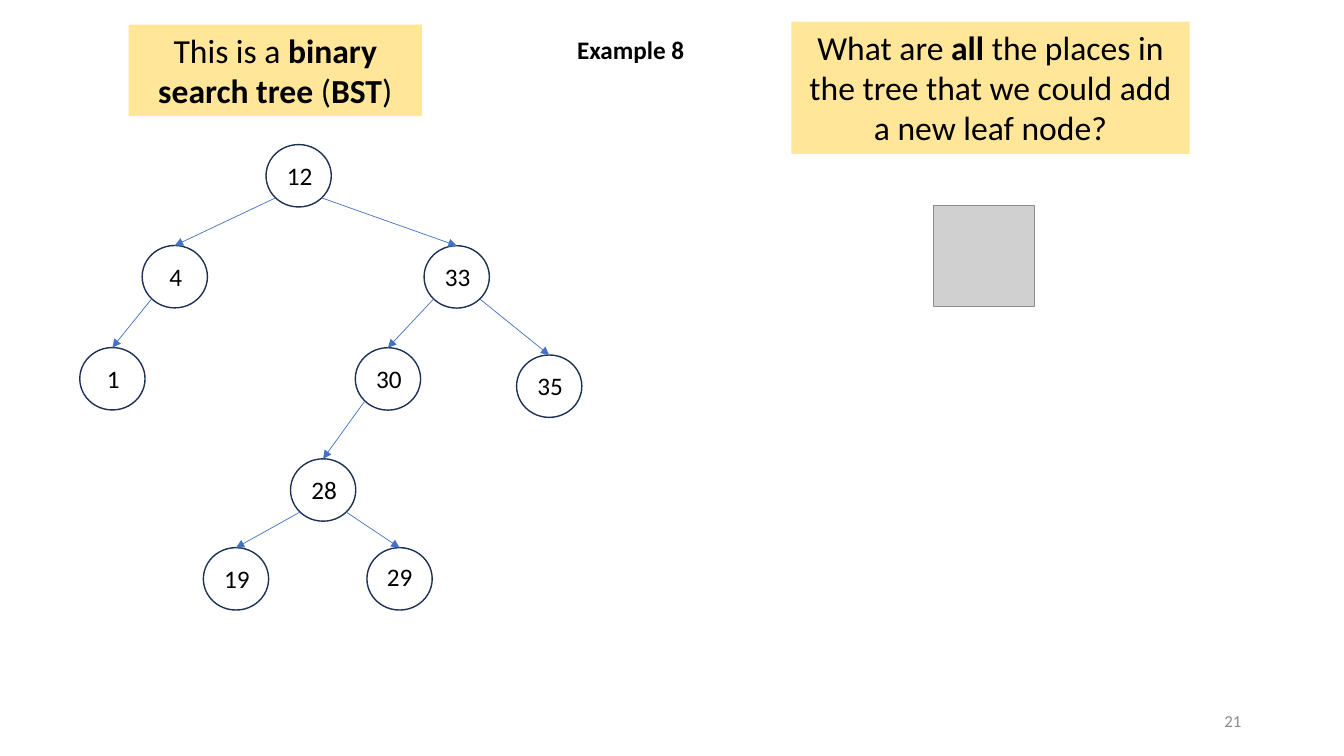
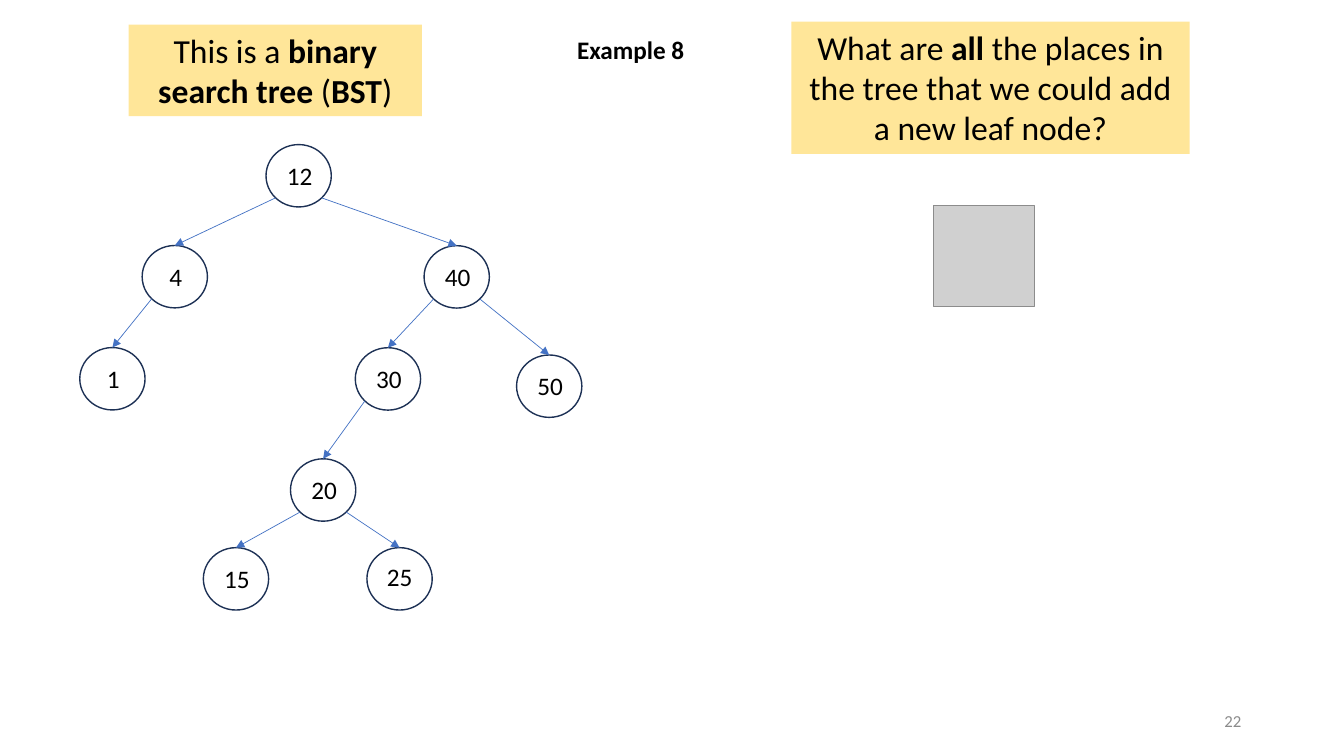
Before and after one commit to tjd1234/cmpt225summer2023, a slide deck: slide 22 of lecture_notes/week10/week10_BST.pptx (slide 21 before the commit). Drawn at 1344x756 pixels with LibreOffice and Linux fonts; fonts in the diff are those of the drawing; grey boxes stand for pictures. Boxes give left, top, right and bottom in pixels: in the first picture for what was removed or moved away, otherwise in the second. Text is boxed around its words. In the diff, an @@ line names an element or a change of style, - is before the commit and + after.

```diff
--- a/lecture_notes/week10/week10_BST.pptx
+++ b/lecture_notes/week10/week10_BST.pptx
@@ text at (x1=445, y1=269, x2=471, y2=286): text changed @@
-33
+40
@@ text at (x1=537, y1=378, x2=563, y2=395): text changed @@
-35
+50
@@ text at (x1=311, y1=482, x2=337, y2=499): text changed @@
-28
+20
@@ text at (x1=387, y1=569, x2=413, y2=586): text changed @@
-29
+25
@@ text at (x1=224, y1=571, x2=250, y2=588): text changed @@
-19
+15
@@ page number at (x1=1224, y1=716, x2=1241, y2=727): text changed @@
-21
+22
```
Also in this commit, not shown: 43 other slides changed, 8 slides added.
